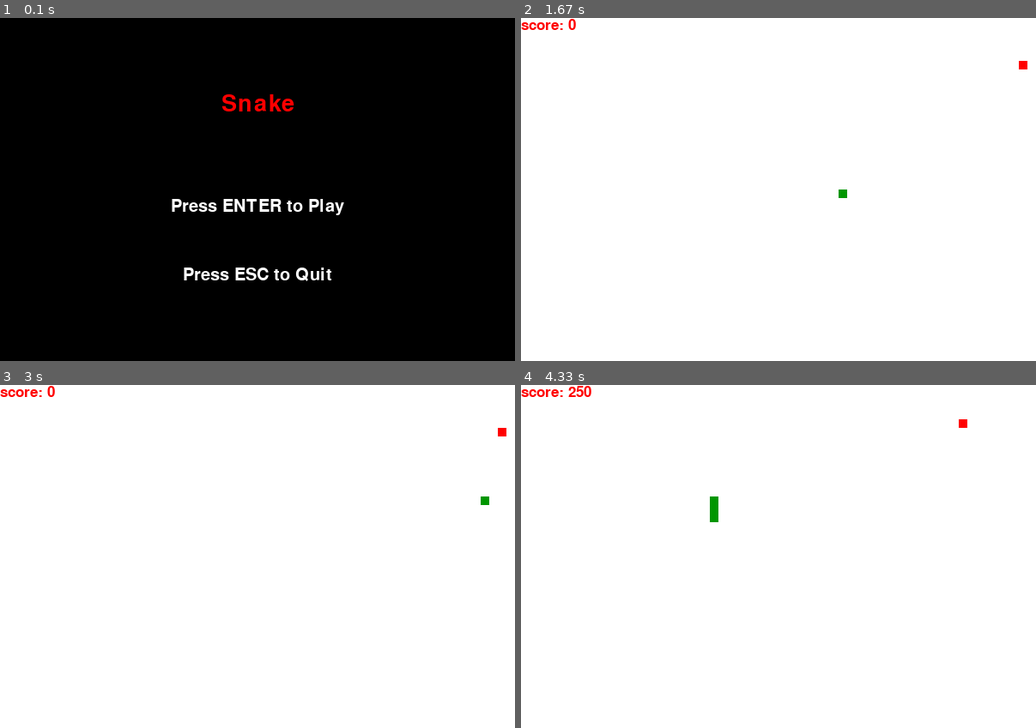
Above: before the commit, frames 1-4 (two rows, left to right).
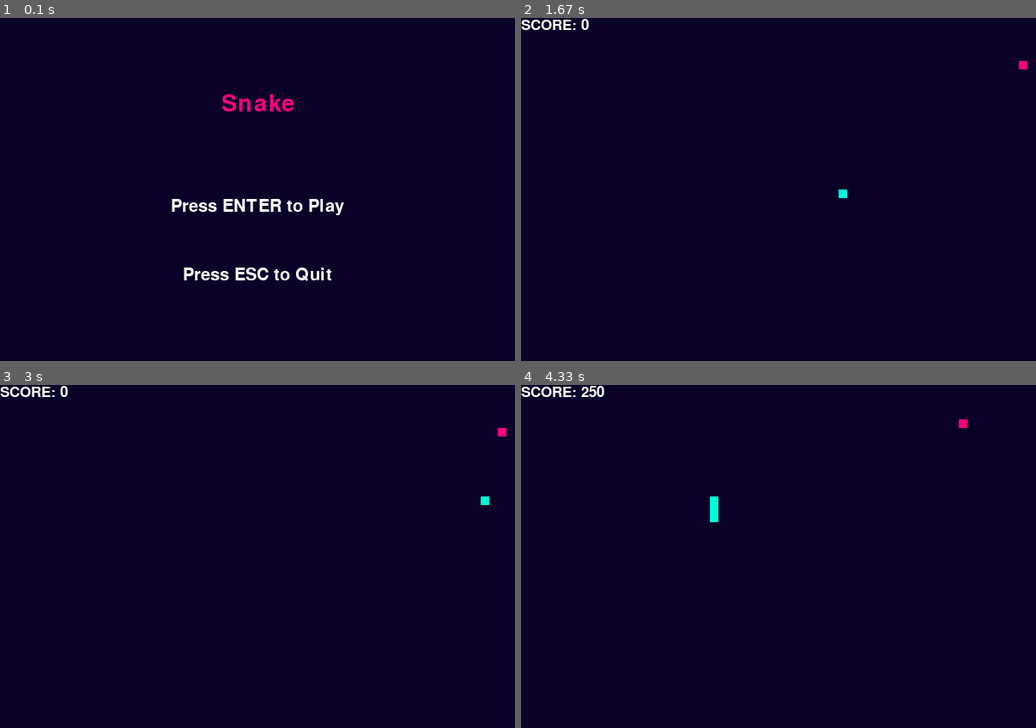
Above: after the commit, the same moments.

Repository: lukecassidy/pygame-snake
Game: pygame game, started from app/app.py
The game is run twice, just before and just after one commit, with the same random seed, the same clock (stepped at 60 frames per second) and the same inputs.
Inputs:
- Up to frame 1 (0.1 s): no input
- Up to frame 2 (1.67 s): tap Enter at 0.33, 1, 1.48 s; tap P at 0.67 s; hold Right from 1.33 s (still down)
- Up to frame 3 (3 s): release Right at 1.8 s; hold Up 1.83-2.13 s; hold Right 2.17-2.63 s
- Up to frame 4 (4.33 s): tap Enter at 3.3, 4.15 s; hold Left 3.57-3.97 s; hold Up from 4 s (still down)

The runs differ from the first frame. In frame 1, 99% of the frame differs, in the area x 0-100%, y 0-100%; in frame 2, 100%; in frame 3, 100%; in frame 4, 100%.

Commit message:
New colour palette

Diff:
--- a/app/app.py
+++ b/app/app.py
@@ -8,12 +8,13 @@
 import pygame
 import sys
 
-class COLORS:
+
+class COLOURS:
     WHITE = (255, 255, 255)
-    BLACK = (0, 0, 0)
-    RED   = (255, 0, 0)
-    GREEN = (0, 150, 0)
-    BLUE  = (0, 0, 255)
+    NAVY = (10, 0, 40)
+    PINK  = (255, 0, 128)
+    TEAL = (0, 255, 214)
+    BLUE  = (35, 0, 75)
 
 
 class CONFIG:
@@ -24,7 +25,7 @@
     SCREEN_WIDTH    = 600
     SCREEN_HEIGHT   = 400
     CAPTION         = "Snake"
-    SCORE_COLOUR    = COLORS.RED
+    SCORE_COLOUR    = COLOURS.WHITE
 
 
 class Direction(Enum):
@@ -51,7 +52,7 @@
         self.font_large = pygame.font.SysFont(None, 40)
 
     def display_score(self):
-        message = f"score: {self.score}"
+        message = f"SCORE: {self.score}"
         text_surface = self.font_small.render(message, True, self.score_colour)
         text_rect = text_surface.get_rect()
         self.surface.blit(text_surface, text_rect)
@@ -85,7 +86,7 @@
 
 
 class Snake:
-    colour = COLORS.GREEN
+    colour = COLOURS.TEAL
     block_size = CONFIG.BLOCK_SIZE
 
     def __init__(self):
@@ -138,7 +139,7 @@
 
 
 class Food:
-    colour = COLORS.RED
+    colour = COLOURS.PINK
     block_size = CONFIG.BLOCK_SIZE
 
     def __init__(self):
@@ -160,10 +161,10 @@
 def game_intro():
     display_intro = True
     while display_intro:
-        game.surface.fill(COLORS.BLACK)
-        game.message_to_screen("Snake", COLORS.RED, font_size='large', y_change=-100)
-        game.message_to_screen("Press ENTER to Play", COLORS.WHITE, font_size='med', y_change=+20)
-        game.message_to_screen("Press ESC to Quit", COLORS.WHITE, font_size='med', y_change=+100)
+        game.surface.fill(COLOURS.NAVY)
+        game.message_to_screen("Snake", COLOURS.PINK, font_size='large', y_change=-100)
+        game.message_to_screen("Press ENTER to Play", COLOURS.WHITE, font_size='med', y_change=+20)
+        game.message_to_screen("Press ESC to Quit", COLOURS.WHITE, font_size='med', y_change=+100)
         for event in pygame.event.get():
             if event.type == pygame.QUIT:
                 game.exit()
@@ -180,10 +181,10 @@
 def game_pause():
     display_pause = True
     while display_pause:
-        game.surface.fill(COLORS.BLACK)
-        game.message_to_screen("Snake", COLORS.RED, font_size='large', y_change=-100)
-        game.message_to_screen("Press ENTER to Continue", COLORS.WHITE, font_size='med', y_change=+20)
-        game.message_to_screen("Press ESC to Quit", COLORS.WHITE, font_size='med', y_change=+100)
+        game.surface.fill(COLOURS.NAVY)
+        game.message_to_screen("Snake", COLOURS.PINK, font_size='large', y_change=-100)
+        game.message_to_screen("Press ENTER to Continue", COLOURS.WHITE, font_size='med', y_change=+20)
+        game.message_to_screen("Press ESC to Quit", COLOURS.WHITE, font_size='med', y_change=+100)
         for event in pygame.event.get():
             if event.type == pygame.QUIT:
                 game.exit()
@@ -203,13 +204,13 @@
 
     while running:
         while is_game_over:
-            game.surface.fill(COLORS.BLACK)
-            game.message_to_screen("Game Over", COLORS.RED, font_size='large', y_change=-100)
+            game.surface.fill(COLOURS.NAVY)
+            game.message_to_screen("Game Over", COLOURS.PINK, font_size='large', y_change=-100)
             game.message_to_screen(
-                f"Score {game.get_score()}", COLORS.RED, font_size='large', y_change=-40
+                f"Score {game.get_score()}", COLOURS.PINK, font_size='large', y_change=-40
             )
-            game.message_to_screen("Press ENTER to play", COLORS.WHITE, font_size='med', y_change=+60)
-            game.message_to_screen("Press ESC to Quit", COLORS.WHITE, font_size='med', y_change=+100)
+            game.message_to_screen("Press ENTER to play", COLOURS.WHITE, font_size='med', y_change=+60)
+            game.message_to_screen("Press ESC to Quit", COLOURS.WHITE, font_size='med', y_change=+100)
             for event in pygame.event.get():
                 if event.type == pygame.KEYDOWN:
                     if event.key == pygame.K_ESCAPE:
@@ -257,9 +258,9 @@
         if snake.check_boundaries():
             is_game_over = True
 
-        game.surface.fill(COLORS.WHITE)
-
-        pygame.draw.rect(game.surface, COLORS.RED, [food.x, food.y, food.block_size, food.block_size])
+        game.surface.fill(COLOURS.NAVY)
+
+        pygame.draw.rect(game.surface, COLOURS.PINK, [food.x, food.y, food.block_size, food.block_size])
 
         snake.snake_list.append([snake.head_x, snake.head_y])
 
@@ -275,7 +276,7 @@
         if head_rect.colliderect(food_rect):
             food.snake_body_list = snake.snake_list
             food.generate_food()
-            pygame.draw.rect(game.surface, COLORS.RED, [food.x, food.y, food.block_size, food.block_size])
+            pygame.draw.rect(game.surface, COLOURS.PINK, [food.x, food.y, food.block_size, food.block_size])
             snake.length += CONFIG.GROWTH_PER_FOOD
             game.score += CONFIG.SCORE_PER_FOOD
 
